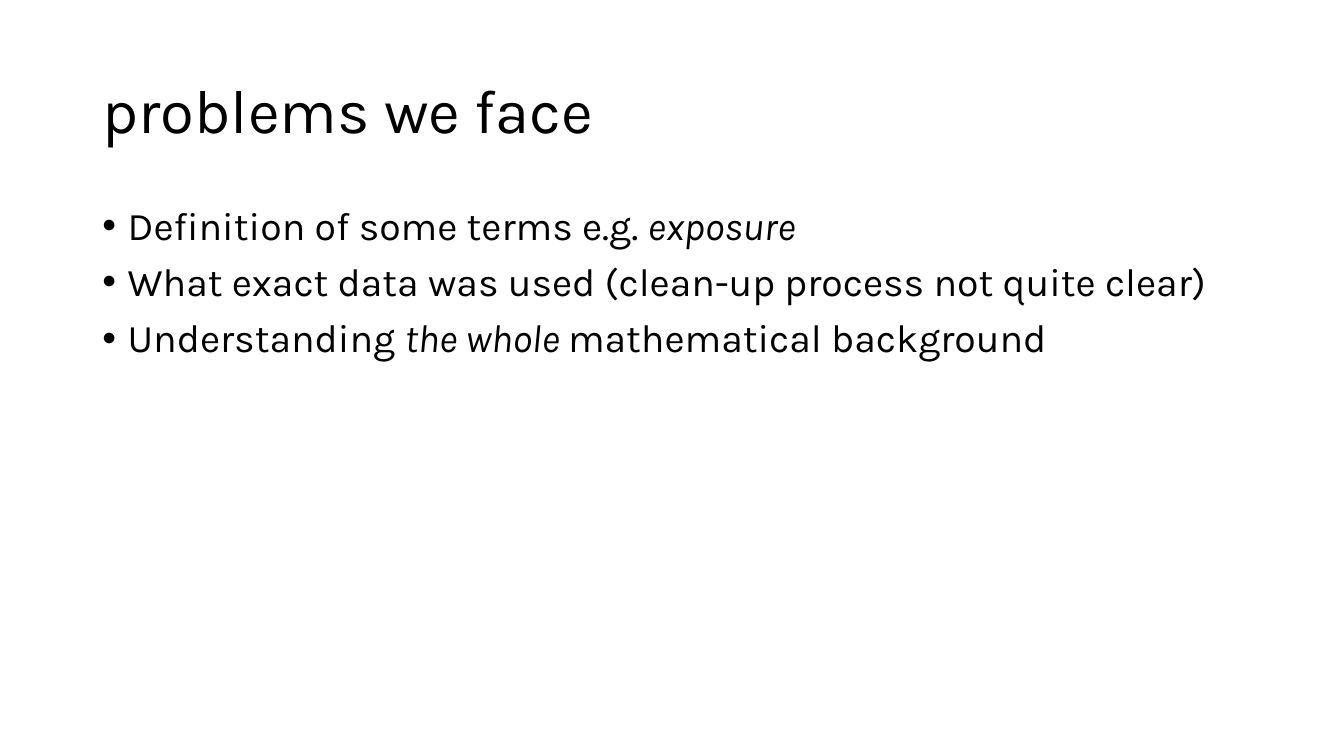
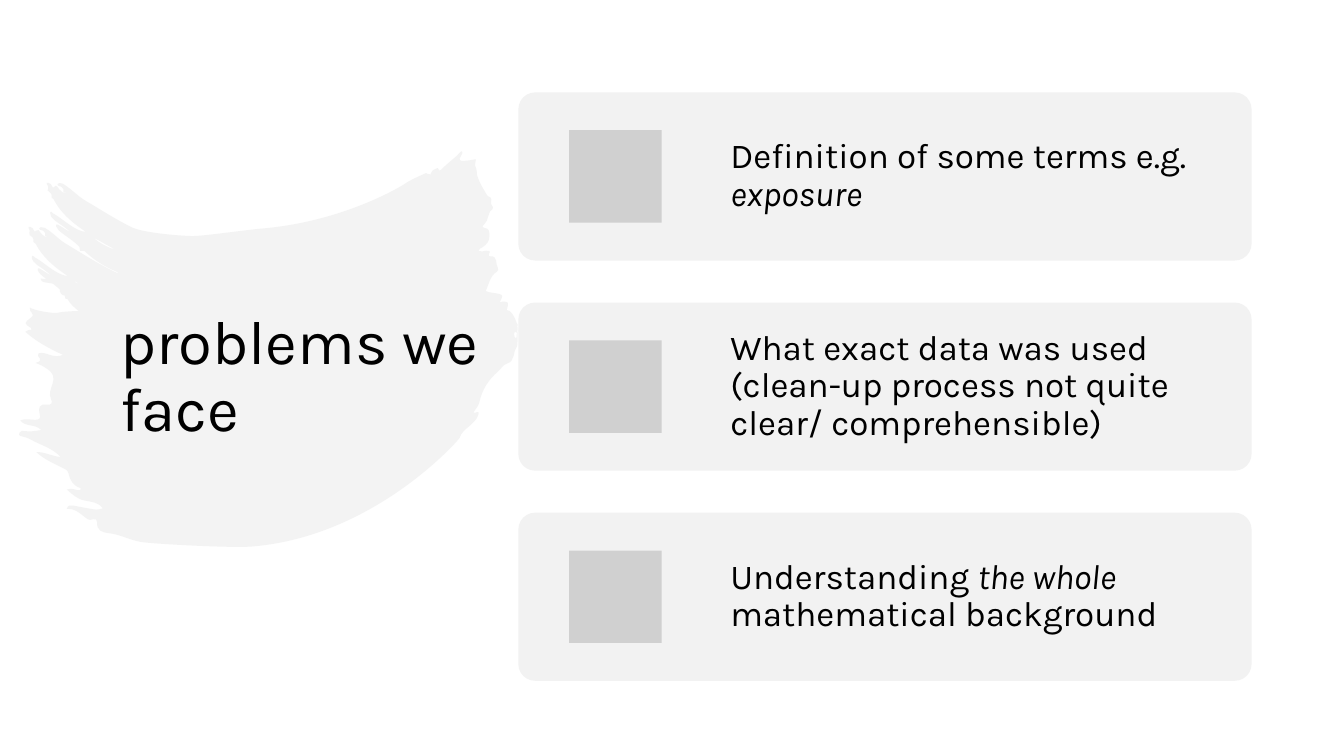
Before and after one commit to cfuss/edds_ex2, a slide deck: slide 4 of EDDS Exercise 2 - presentation.pptx. Drawn at 1344x756 pixels with LibreOffice and Linux fonts; fonts in the diff are those of the drawing; grey boxes stand for pictures. Boxes give left, top, right and bottom in pixels: in the first picture for what was removed or moved away, otherwise in the second. Text is boxed around its words. In the diff, an @@ line names an element or a change of style, - is before the commit and + after.

```diff
--- a/EDDS Exercise 2 - presentation.pptx
+++ b/EDDS Exercise 2 - presentation.pptx
@@ title "problems we face" rewrapped from bbox=[102, 90, 593, 148] to bbox=[120, 322, 478, 432] @@
@@ freeform shape added at bbox=[19, 151, 518, 547], fill #E8E8E8 at 50% opacity @@
@@ text removed at bbox=[128, 213, 1206, 362] @@
-• Definition of some terms e.g. exposure
-• What exact data was used (clean-up process not quite clear)
-• Understanding the whole mathematical background
@@ group added at bbox=[518, 93, 1251, 682]: 3 rounded rectangles, 3 pictures, 3 texts @@
+Definition of some terms e.g. exposure
+What exact data was used (clean-up process not quite clear/ comprehensible)
+Understanding the whole mathematical background
```
Also in this commit, not shown: 2 other slides changed, 1 slide added, 1 slide removed.
